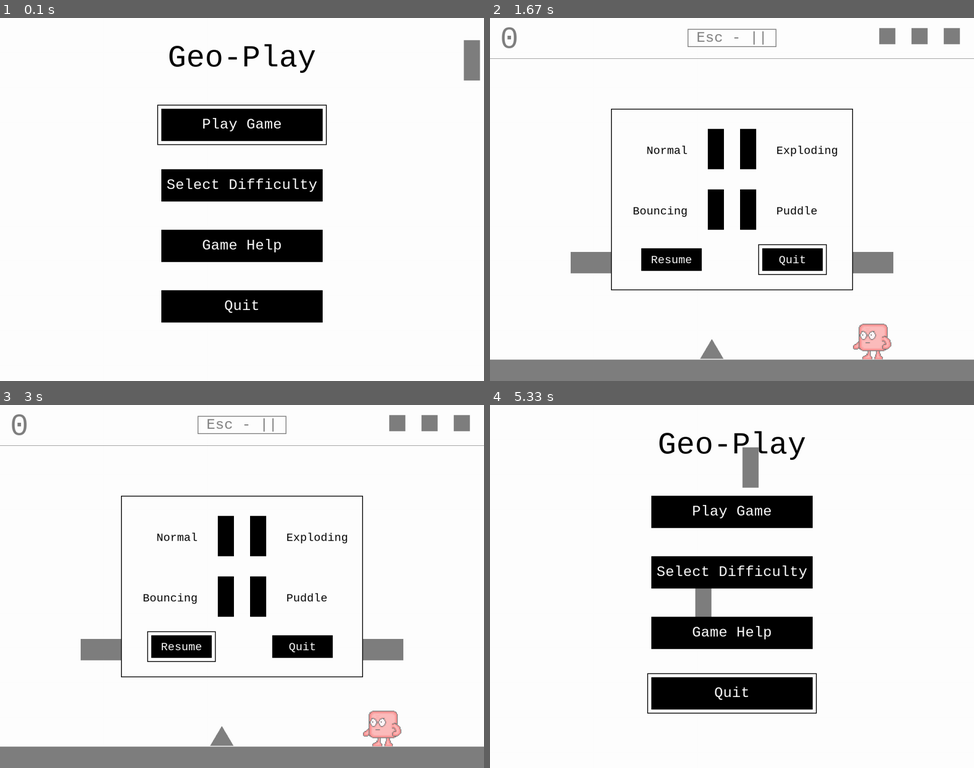
Above: before the commit, frames 1-4 (two rows, left to right).
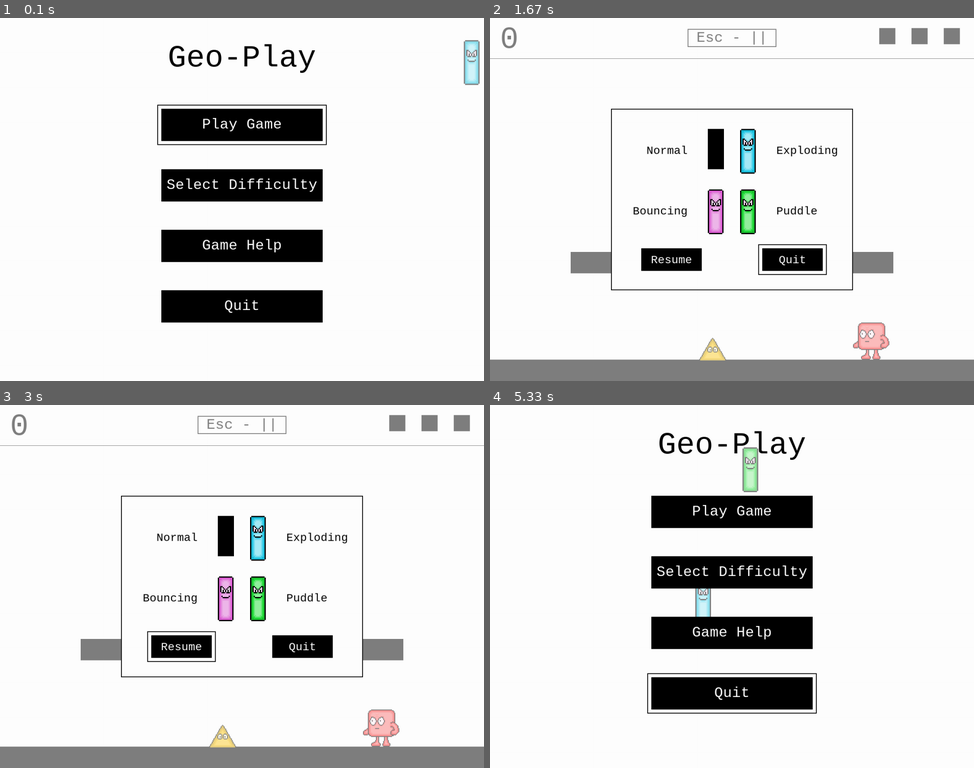
Above: after the commit, the same moments.

Repository: stevenacalhoun/geoplay
Game: pygame game, started from geometricPlay.py
Two runs of this game, one before a commit and one after it. Both use one fixed random seed, a clock stepped at 60 frames per second and the inputs below.
Inputs:
- Up to frame 1 (0.1 s): no input
- Up to frame 2 (1.67 s): tap Enter at 0.33, 0.67 s; tap Esc at 1 s; hold Right from 1.33 s (still down); tap Space at 1.4 s
- Up to frame 3 (3 s): tap Space at 1.7, 1.9, 2.2, 2.47, 2.77, 2.9 s; release Right at 1.8 s; hold Left 1.83-2.37 s; hold Left 2.4-2.8 s; hold Right from 2.83 s (still down)
- Up to frame 4 (5.33 s): tap Space at 3.2, 3.57, 3.87, 4.4, 4.73, 5.07 s; release Right at 3.47 s; hold Left 3.5-3.97 s; tap Enter at 4 s; hold Up 4.33-4.63 s; hold Down 4.67-4.97 s; hold Up from 5 s (still down)

The runs differ from the first frame. In frame 1, 0.4% of the frame differs, in the area x 95-100%, y 6-19%; in frame 2, 1.5%, in the area x 43-83%, y 30-95%; in frame 3, 1.5%; in frame 4, 0.6%.

Commit message:
Rectangle animations are now in. They look a bit fast on the help screen though

Diff:
--- a/levels.py
+++ b/levels.py
@@ -193,7 +193,7 @@
 
 class Level_01(Level):
    def __init__(self):
-    Level.__init__(self, requiredScore=2, normalRainChance=1, bounceRainChance=0, explodingRainChance=0, puddleRainChance=0)
+    Level.__init__(self, requiredScore=2, normalRainChance=1, bounceRainChance=1, explodingRainChance=1, puddleRainChance=1)
 
     self.levelTiles = [
     "_ _ _ _ _ _ _ _ _ _ _ _",
--- a/lib/scenes.py
+++ b/lib/scenes.py
@@ -725,7 +725,7 @@
 
     # Show McSquare running around
     self.mcSquare.reposition((helpBoxX - (self.mcSquare.width/2), helpBoxY + 60))
-    self.mcSquare.animateRunningLeft(override=True)
+    self.mcSquare.animateRunningRight(override=True)
     self.mcSquare.draw(self.screen)
 
 
--- a/lib/sprites.py
+++ b/lib/sprites.py
@@ -38,88 +38,33 @@
     self.hurt_sound = pygame.mixer.Sound("sounds/Bump.ogg")
     self.land_sound = pygame.mixer.Sound("sounds/Bump.ogg")
 
+    # Running right images
+    self.runningRightImages = getImages("images/sprites-individ/run-right", 8, 2)
+
+    # Running left images
+    self.runningLeftImages = getImages("images/sprites-individ/run-left", 8, 2)
+
+    # Standing right images
+    self.standingRightImages = getImages("images/sprites-individ/stand-right", 4, 2)
+
+    # Standing left images
+    self.standingLeftImages = getImages("images/sprites-individ/stand-left", 4, 2)
+
+    # Jumping right images
+    fullJumpingRightImages = getImages("images/sprites-individ/jump-right", 6, 2)
+    self.jumpingRightImages= fullJumpingRightImages[0:2]
+    self.fallingRightImages= fullJumpingRightImages[3:6]
+
+    # Jumping left images
+    fullJumpingLeftImages = getImages("images/sprites-individ/jump-left", 6, 2)
+    self.jumpingLeftImages= fullJumpingLeftImages[0:2]
+    self.fallingLeftImages= fullJumpingLeftImages[3:6]
+
+    self.image = self.standingLeftImages[0]
+
     # Keep up with our height for collision detection
-    self.height = height
-    self.width = height
-
-    # Arrays to hold all the animations
-    self.runningRightImages = []
-    self.runningLeftImages = []
-
-    self.standingRightImages = []
-    self.standingLeftImages = []
-
-    self.jumpingRightImages = []
-    self.jumpingLeftImages = []
-
-    self.fallingRightImages = []
-    self.fallingLeftImages = []
-
-    # Location for the next image in the sprite sheet
-    xVal = 15
-    yVal = 160
-
-    # There are 26 images in the sprite sheet, load them all
-    for imageCount in range(0, 8):
-      # Load each image, scale them, and add it to the running right images
-      rawImage = spriteSheet.get_image(xVal, yVal, MCSQUARE_WIDTH, MCSQUARE_HEIGHT)
-      image = pygame.transform.scale(rawImage, (int(self.height), int(self.height)))
-      self.runningRightImages.append(image)
-      xVal += MCSQUARE_WIDTH + 12
-
-    # For the running left images just flip the right ones
-    for image in self.runningRightImages:
-      leftImage = pygame.transform.flip(image, True, False)
-      self.runningLeftImages.append(leftImage)
-
-    # Standing left images
-    xVal = 986
-    yVal = 190
-    for imageCount in range(0, 3):
-      rawImage = spriteSheet.get_image(xVal, yVal, MCSQUARE_WIDTH, MCSQUARE_HEIGHT)
-      image = pygame.transform.scale(rawImage, (int(self.height), int(self.height)))
-      self.standingRightImages.append(image)
-
-      xVal += MCSQUARE_WIDTH + 7
-
-    # Standing left images
-    for image in self.standingRightImages:
-      leftImage = pygame.transform.flip(image, True, False)
-      self.standingLeftImages.append(leftImage)
-
-    # Jumping right images
-    xVal = 575
-    yVal = 200
-    for imageCount in range(0, 3):
-      rawImage = spriteSheet.get_image(xVal, yVal, MCSQUARE_WIDTH, MCSQUARE_HEIGHT)
-      image = pygame.transform.scale(rawImage, (int(self.height), int(self.height)))
-      self.jumpingRightImages.append(image)
-
-      xVal += MCSQUARE_WIDTH + 7
-      yVal -= 9 + imageCount*9
-
-    # Jumping left images
-    for image in self.jumpingRightImages:
-      leftImage = pygame.transform.flip(image, True, False)
-      self.jumpingLeftImages.append(leftImage)
-
-    # Falling right images
-    xVal = 750
-    yVal = 170
-    for imageCount in range(0, 3):
-      rawImage = spriteSheet.get_image(xVal, yVal, MCSQUARE_WIDTH, MCSQUARE_HEIGHT)
-      image = pygame.transform.scale(rawImage, (int(self.height), int(self.height)))
-      self.fallingRightImages.append(image)
-
-      xVal += MCSQUARE_WIDTH + 7
-      yVal += 9 + imageCount*9
-
-    # Falling left images
-    for image in self.fallingRightImages:
-      leftImage = pygame.transform.flip(image, True, False)
-      self.fallingLeftImages.append(leftImage)
-
-    self.image = image
+    self.width, self.height = self.image.get_rect().size
+
     self.screen = screen
 
     # Start him on the ground in the center of the screen
@@ -455,11 +400,6 @@
     self.fallingSpeed = 0
     self.alive = False
 
-    # Blank out last location
-    blank = pygame.Surface((RECTANGLE_WIDTH, RECTANGLE_HEIGHT))
-    blank.fill(WHITE)
-    self.image = blank
-
   def reposition(self, newLoc):
     self.rect.topleft = newLoc
 
@@ -508,9 +448,16 @@
     RectangleRain.__init__(self, initialPosition)
 
     self.bouncingImages = bouncingRectangleImages
+    self.image = self.bouncingImages[0]
+
+    # Keep up with the center point
+    self.initialPositionX, initailPositionY = initialPosition
+    sizeWidth, sizeHeight = self.rect.size
+    self.centerX = self.initialPositionX + (sizeWidth/2)
 
     self.goingBackUp = False
     self.doneAnimating = False
+    # self.animate = False
 
     self.frame = 0
     self.frameCount = 0
@@ -522,7 +469,7 @@
 
   def update(self):
     self.move()
-    if self.goingBackUp:
+    if self.animateBounce:
       self.animate()
 
   def checkCollisions(self, platforms, mcSquare):
@@ -531,6 +478,7 @@
       if self.rect.colliderect(platform.rect) and self.goingBackUp == False:
         self.fallingSpeed = 0
         self.goingBackUp = True
+        self.animateBounce = True
 
     # Check collisions with McSquare
     if self.rect.colliderect(mcSquare.rect):
@@ -563,8 +511,9 @@
     elif self.doneAnimating == False and self.waiting == False:
       self.animate()
       if self.doneAnimating == True:
-        self.animateBounce = False
         self.doneAnimating = False
+        self.rect.y -= 7
+        self.goingBackUp = True
 
     # Wait at the top for a bit before starting again
     else:
@@ -592,36 +541,60 @@
 
   def animate(self):
     self.frameCount += 1
-    if self.frameCount >= 5:
-      self.frameCount = 0
-
-      # Final fram reached
+    if self.frameCount >= 2:
+      self.frameCount = 0
+
+      # Final frame reached
       if self.frame >= len(self.bouncingImages):
         self.doneAnimating = True
         self.fallingSpeed = (-1 * GRAVITY * .3)
-
-      # Change to the next frame
-      # self.image = self.bouncingRectangleImages[self.frame]
-      self.frame += 1
-
+        self.frame = 0
+        self.image = self.bouncingImages[self.frame]
+        self.animateBounce = False
+
+      else:
+        # Keep up with how big we just were
+        prevSizeWidth, prevSizeHeight = self.image.get_rect().size
+
+        # Change to the next frame
+        self.image = self.bouncingImages[self.frame]
+
+        # Change how big the collision box is
+        tempRect = self.image.get_rect()
+        self.rect.size = tempRect.size
+
+        # Reposition the rectangle to offse the new size
+        newSizeWidth, newSizeHeight = tempRect.size
+        heightDifference = prevSizeHeight - newSizeHeight
+        self.rect.x = self.centerX - (newSizeWidth/2)
+        self.rect.y = self.rect.y + heightDifference
+
+        self.frame += 1
 
 class ExplodingRectangleRain(RectangleRain):
   def __init__(self, initialPosition):
     RectangleRain.__init__(self, initialPosition)
 
+    # Set the animation images
     self.explodingImages = explodingRectangleImages
-
+    self.image = self.explodingImages[0]
+
+    # Keep up with the center point
+    self.initialPositionX, initailPositionY = initialPosition
+    sizeWidth, sizeHeight = self.rect.size
+    self.centerX = self.initialPositionX + (sizeWidth/2)
+
+    # Control the animation
     self.frame = 0
     self.frameCount = 0
 
+    # Startes of the animation
     self.exploding = False
     self.exploded = False
     self.animateExplosion = False
 
     # Flags and counter for help animation
     self.doneAnimating = False
-    self.waiting = False
-    self.waitCount = 0
 
   def update(self):
     self.move()
@@ -655,7 +628,7 @@
 
   def animate(self):
     self.frameCount += 1
-    if self.frameCount >= 5:
+    if self.frameCount >= 3:
       self.frameCount = 0
 
       # Final fram reached
@@ -663,9 +636,24 @@
         self.exploded = True
         self.doneAnimating = True
 
-      # Change to the next frame
-      # self.image = self.explodingRectangleImages[self.frame]
-      self.frame += 1
+      else:
+        # Keep up with how big we just were
+        prevSizeWidth, prevSizeHeight = self.image.get_rect().size
+
+        # Change to the next frame
+        self.image = self.explodingImages[self.frame]
+
+        # Change how big the collision box is
+        tempRect = self.image.get_rect()
+        self.rect.size = tempRect.size
+
+        # Reposition the rectangle to offse the new size
+        newSizeWidth, newSizeHeight = tempRect.size
+        heightDifference = prevSizeHeight - newSizeHeight
+        self.rect.x = self.centerX - (newSizeWidth/2)
+        self.rect.y = self.rect.y + heightDifference
+
+        self.frame += 1
 
   # Animation and movement for the help screen
   def helpAnimation(self):
@@ -680,37 +668,37 @@
         self.animateExplosion = True
 
     #Start animating at the bottom, move the rectangle to the top when it's done exploding
-    elif self.doneAnimating == False and self.waiting == False:
+    elif self.doneAnimating == False:
       self.animate()
       if self.doneAnimating == True:
         self.animateExplosion = False
         self.doneAnimating = False
+        self.rect.x = self.initialPositionX
         self.rect.y = (SCREEN_HEIGHT*0.33) - 60
-
-    # Wait a bit at the top before starting again
-    else:
-      self.waitCount += 1
-      if self.waitCount >= 50:
-        self.waiting = False
-        self.waitCount = 0
+        self.image = self.explodingImages[0]
+        self.frame = 0
 
 class PuddleRectangleRain(RectangleRain):
   def __init__(self, initialPosition):
     RectangleRain.__init__(self, initialPosition)
 
     self.puddleImages = puddleRectangleImages
+    self.image = self.puddleImages[0]
 
     self.puddling = False
     self.puddled = False
     self.puddleCount = 0
 
+    # Keep up with the center point
+    self.initialPositionX, initailPositionY = initialPosition
+    sizeWidth, sizeHeight = self.rect.size
+    self.centerX = self.initialPositionX + (sizeWidth/2)
+
     self.frame = 0
     self.frameCount = 0
 
     # Flags and counters to help keep up with the help animation
     self.doneAnimating = False
-    self.waiting = False
-    self.waitCount = 0
     self.animatePuddle = False
 
   def update(self):
@@ -751,7 +739,7 @@
 
   def animate(self):
     self.frameCount += 1
-    if self.frameCount >= 5:
+    if self.frameCount >= 3:
       self.frameCount = 0
 
       # Final fram reached
@@ -759,35 +747,54 @@
         self.puddled = True
         self.doneAnimating = True
 
-      # Change to the next frame
-      # self.image = self.puddleRectangleImages[self.frame]
-      self.frame += 1
+      else:
+        # Keep up with how big we just were
+        prevSizeWidth, prevSizeHeight = self.image.get_rect().size
+
+        # Change to the next frame
+        self.image = self.puddleImages[self.frame]
+
+        # Change how big the collision box is
+        tempRect = self.image.get_rect()
+        self.rect.size = tempRect.size
+
+        # Reposition the rectangle to offse the new size
+        newSizeWidth, newSizeHeight = tempRect.size
+        heightDifference = prevSizeHeight - newSizeHeight
+        self.rect.x = self.centerX - (newSizeWidth/2)
+        self.rect.y = self.rect.y + heightDifference
+
+        self.frame += 1
 
   def helpAnimation(self):
     fallingSpeed = GRAVITY * 0.3
 
     # If we're not puddling, continue falling
-    if self.animatePuddle == False:
+    if self.animatePuddle == False and self.puddled == False:
       self.rect.y += fallingSpeed * 0.5
 
       if self.rect.y >= 500:
         self.animatePuddle = True
 
     # At the bottom starting puddling
-    elif self.doneAnimating == False and self.waiting == False:
+    if self.animatePuddle:
       self.animate()
       if self.doneAnimating == True:
         self.animatePuddle = False
         self.doneAnimating = False
+        self.frame = 0
+        self.puddled = True
+
+    # After animating wait a bit before starting again
+    if self.puddled:
+      self.puddleCount += 1
+
+      if self.puddleCount >= 100:
+        self.puddleCount = 1
+        self.rect.x = self.initialPositionX
         self.rect.y = (SCREEN_HEIGHT*0.33) - 60
-
-    # After animating wait a bit before starting again
-    else:
-      self.waitCount += 1
-      if self.waitCount >= 50:
-        self.waiting = False
-        self.waitCount = 0
-
+        self.image = self.puddleImages[self.frame]
+        self.puddled = False
 
 # Triangle class
 class Triangle(pygame.sprite.Sprite):
@@ -808,7 +815,7 @@
     # Load the triangle image and transform it to the desired size
     self.image = pygame.Surface([self.width, self.height])
     self.image.fill(WHITE)
-    self.image = pygame.image.load("images/triangle.png")
+    self.image = self.hoverImages[0]
     self.image = pygame.transform.scale(self.image, (int(self.width), int(self.height)))
 
     # The rectangle is for collision detection, really should be a triangle
@@ -845,7 +852,7 @@
 
   def animate(self):
     self.frameCount += 1
-    if self.frameCount >= 5:
+    if self.frameCount >= 1:
       self.frameCount = 0
 
       # Final fram reached
@@ -853,7 +860,7 @@
         self.frame = 0
 
       # Change to the next frame
-      # self.image = self.hoverImages[self.frame]
+      self.image = self.hoverImages[self.frame]
       self.frame += 1
 
   def reposition(self, newTopPoint):
@@ -866,25 +873,34 @@
   global triangleImages, powerUpImages, normalRectangleImages, explodingRectangleImages, bouncingRectangleImages, puddleRectangleImages
 
   # Exploding Rectangle
-  # explodingRectangleImages = getImages("explodingRectangle", 7)
+  explodingRectangleImages = getImages("images/sprites-individ/rect-blue", 7, 3)
 
   # Bouncing Rectangle
-  # bouncingRectangleImages = getImages("bouncingRectangle", 9)
+  bouncingRectangleImages = getImages("images/sprites-individ/rect-purple", 8, 3)
 
   # Puddle Rectangle
-  # puddleRectangleImages = getImages("puddleRectangle", 6)
+  puddleRectangleImages = getImages("images/sprites-individ/rect-green", 6, 3)
 
   # Triangle
-  # triangleImages = getImages("triangle", 5)
+  triangleImages = getImages("images/sprites-individ/triangle", 5, 2)
 
   # Power up
-  # powerUpImages = getImages("powerUp", 5)
-
-def getImages(baseName, totalImages):
+  powerUpImages = getImages("images/sprites-individ/hexagon", 4, 2)
+
+def getImages(baseName, totalImages, scaleFactor):
   images = []
 
-  for imageNum in range (1, totalImages):
-    image = pygame.image.load(baseName + str(totalImages)).convert()
+  for imageNum in range (1, totalImages+1):
+    rawImage = pygame.image.load(baseName + str(imageNum) + ".png").convert()
+    rawImageWidth, rawImageHeight = rawImage.get_rect().size
+
+
+    rawImage = pygame.transform.scale(rawImage, (rawImageWidth*scaleFactor, rawImageHeight*scaleFactor))
+
+    image = rawImage
+
+    transColor = image.get_at((0,0))
+    image.set_colorkey(transColor)
     images.append(image)
 
   return images
